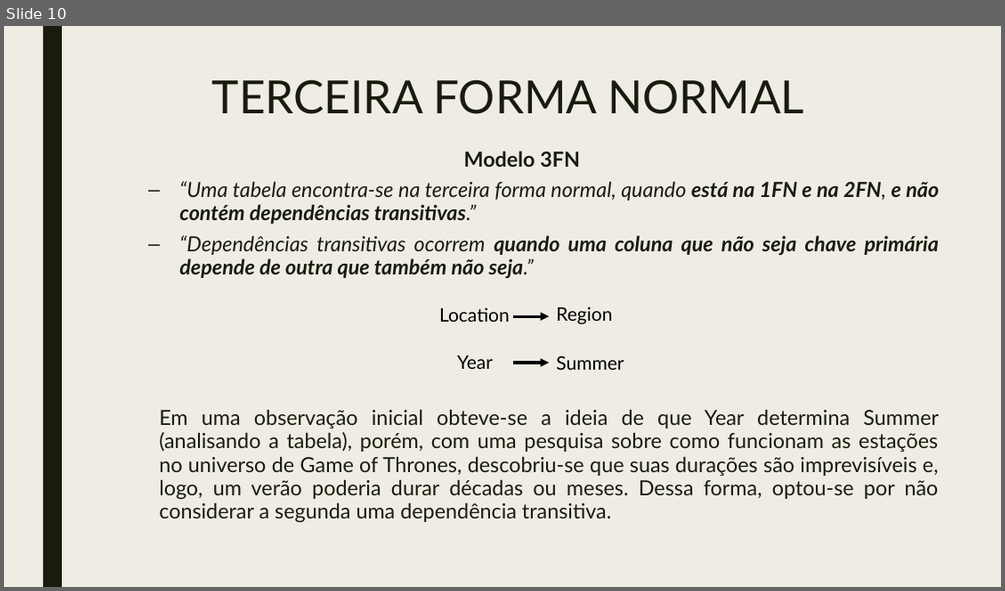
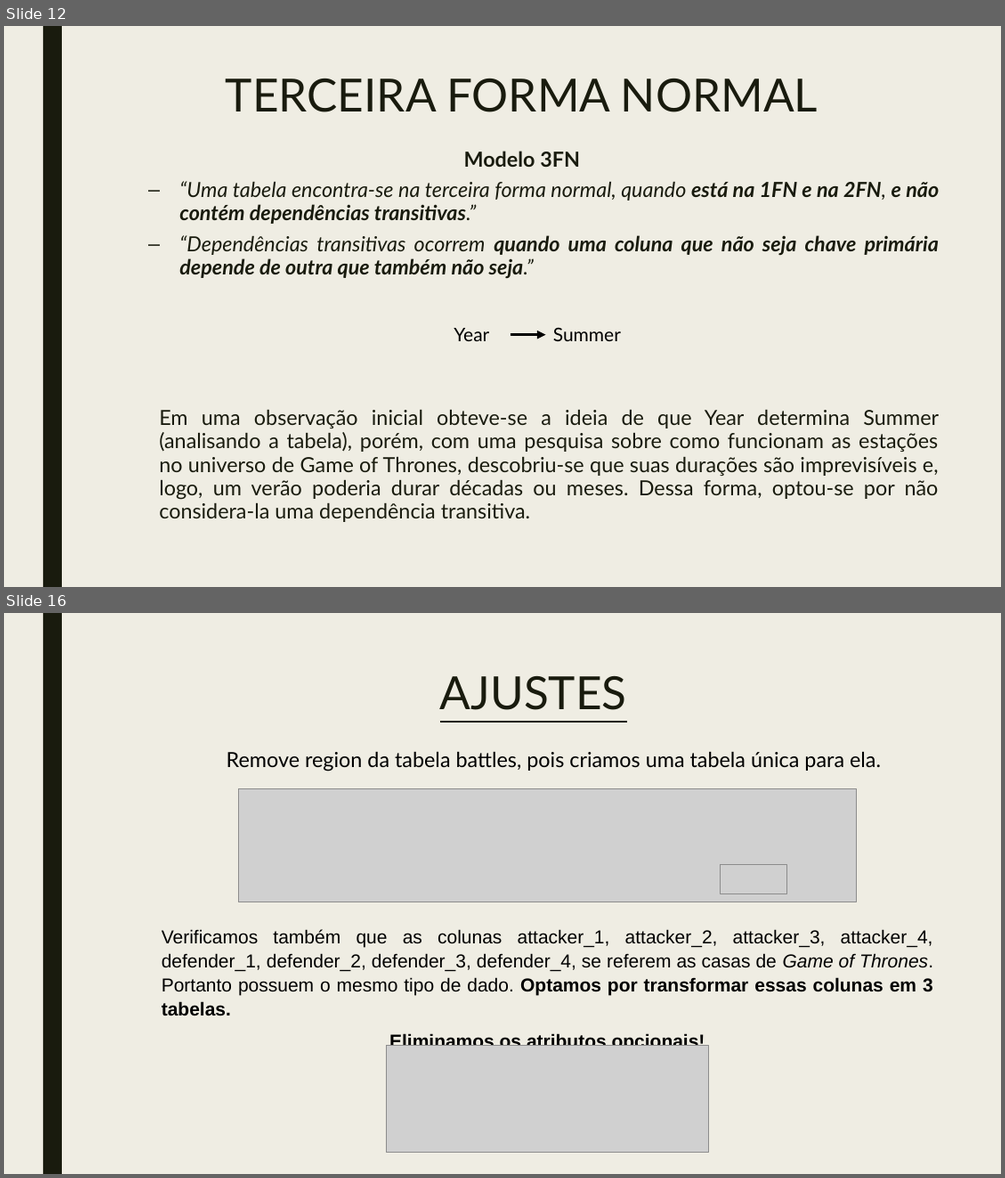
Before and after one commit to ggpereira/Fundamentos-de-BD, a slide deck: Apresentação/Trabalho prático fundamentos de banco de dados 2018.pptx. Shown one above the other, each under a label of ours: slide 10 before the commit, slides 12 and 16 after it; the slides between them are not shown. The pictures are 1005x591 and 1005x1178 pixels, drawn with LibreOffice and Linux fonts; fonts in the diff are those of the drawing; grey boxes stand for pictures. Boxes give left, top, right and bottom in pixels: in the first picture for what was removed or moved away, otherwise in the second. Text is boxed around its words. In the diff, an @@ line names an element or a change of style, - is before the commit and + after.

```diff
--- a/Apresentação/Trabalho prático fundamentos de banco de dados 2018.pptx
+++ b/Apresentação/Trabalho prático fundamentos de banco de dados 2018.pptx
@@ slide 16 added at (4, 613, 1001, 1174), background #EFEDE3; not listed: 1 template element that a slide beside it also shows @@
@@ title added at (440, 676, 627, 710), 44 pt, text #191B0E, underline @@
+AJUSTES
@@ text added at (226, 751, 881, 771), 20 pt, text #000000 @@
+Remove region da tabela battles, pois criamos uma tabela única para ela.
@@ picture added at (238, 788, 857, 902) @@
@@ picture added at (720, 864, 787, 893) @@
@@ text added at (162, 929, 933, 1016), 18 pt, text #000000 @@
+Verificamos também que as colunas attacker_1, attacker_2, attacker_3, attacker_4, defender_1, defender_2, defender_3, defender_4, se referem as casas de Game of Thrones. Portanto possuem o mesmo tipo de dado. Optamos por transformar essas colunas em 3 tabelas.
+Eliminamos os atributos opcionais!
@@ picture added at (387, 1046, 708, 1152) @@
@@ what was slide 10 is now slide 12 @@
@@ slide 12 changed as well @@
@@ title "TERCEIRA FORMA NORMAL": place and size @@
-title "TERCEIRA FORMA NORMAL" at (212, 80, 804, 114)
+title "TERCEIRA FORMA NORMAL" at (226, 79, 817, 112)
@@ text removed at (439, 307, 510, 321) @@
-Location
@@ arrow removed from (513, 316) to (550, 316) @@
@@ text removed at (556, 306, 612, 324) @@
-Region
@@ 2 texts, 1 arrow: place and size @@
-2 texts, 1 arrow at (457, 355, 623, 370)
+2 texts, 1 arrow at (453, 327, 621, 341)
@@ text at (159, 409, 938, 522): text changed @@
-Em uma observação inicial obteve-se a ideia de que Year determina Summer (analisando a tabela), porém, com uma pesquisa sobre como funcionam as estações no universo de Game of Thrones, descobriu-se que suas durações são imprevisíveis e, logo, um verão poderia durar décadas ou meses. Dessa forma, optou-se por não considerar a segunda uma dependência transitiva.
+Em uma observação inicial obteve-se a ideia de que Year determina Summer (analisando a tabela), porém, com uma pesquisa sobre como funcionam as estações no universo de Game of Thrones, descobriu-se que suas durações são imprevisíveis e, logo, um verão poderia durar décadas ou meses. Dessa forma, optou-se por não considera-la uma dependência transitiva.
```
Also in this commit, not shown: 11 other slides changed, 6 other slides added.
